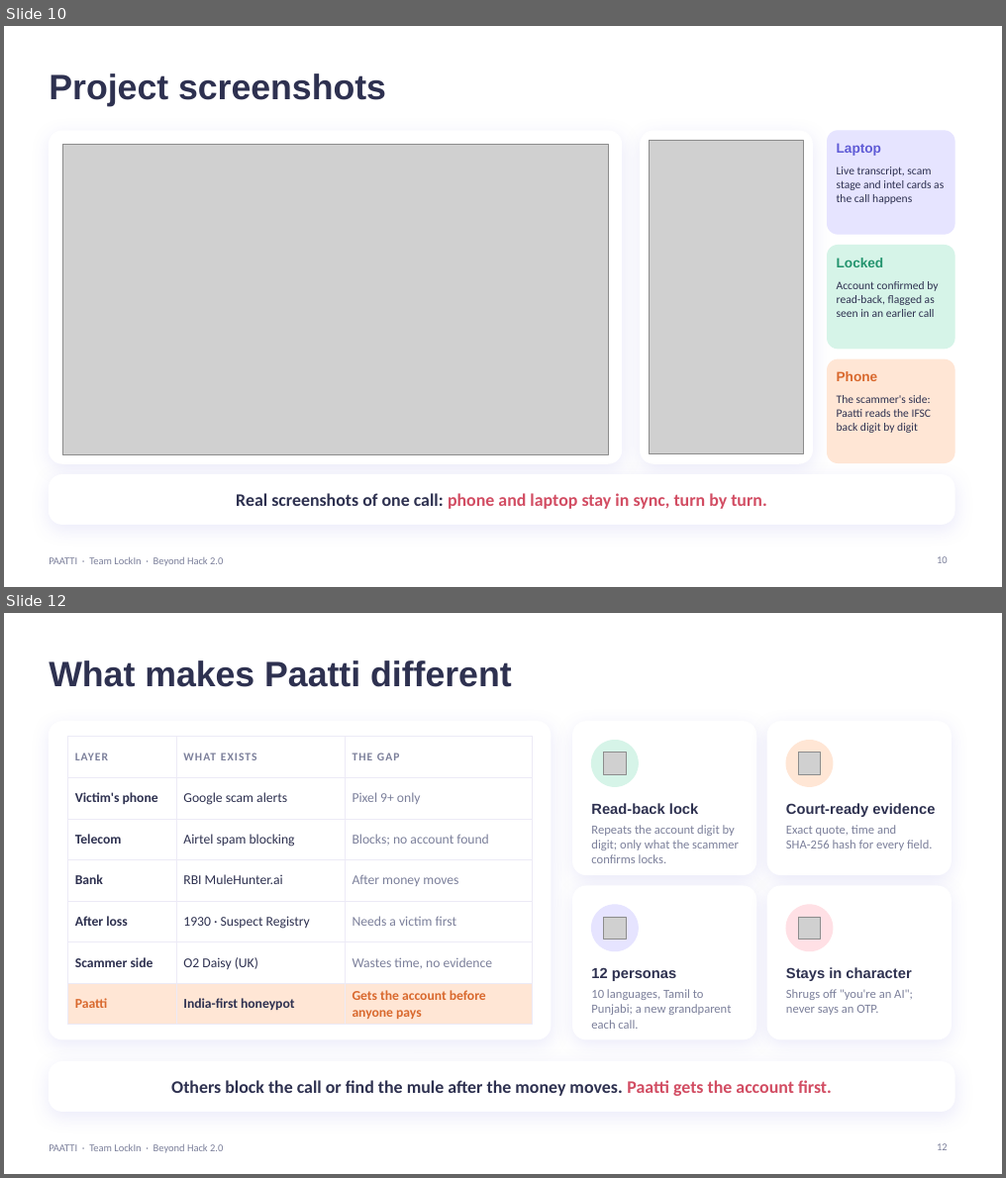
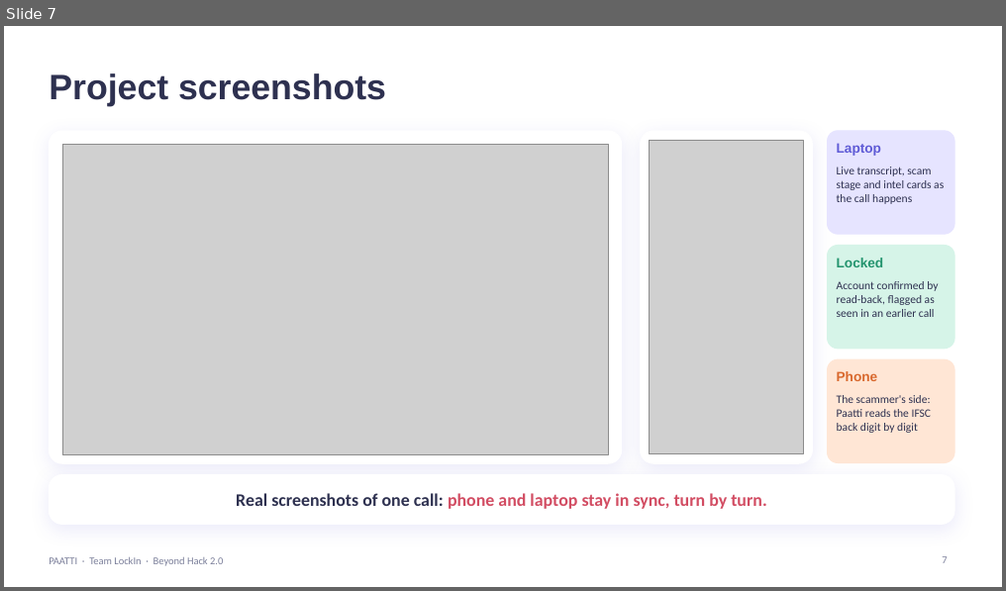
Before and after one commit to Rayaanarora/Paatti, a slide deck: docs/Paatti_BeyondHack2_soft.pptx. Shown one above the other, each under a label of ours: slides 10 and 12 before the commit, slide 7 after it; the slides between them are not shown. The pictures are 1006x1178 and 1006x591 pixels, drawn with LibreOffice and Linux fonts; fonts in the diff are those of the drawing; grey boxes stand for pictures; background and template pictures are left out. Boxes give left, top, right and bottom in pixels: in the first picture for what was removed or moved away, otherwise in the second. Text is boxed around its words. In the diff, an @@ line names an element or a change of style, - is before the commit and + after.

```diff
--- a/docs/Paatti_BeyondHack2_soft.pptx
+++ b/docs/Paatti_BeyondHack2_soft.pptx
@@ slide 12 removed at [4, 613, 1002, 1174], background picture (left out); not listed: 1 template element that a slide beside it also shows @@
@@ title removed at [49, 661, 512, 687] @@
-What makes Paatti different
@@ rounded rectangle removed at [49, 722, 550, 1040] @@
@@ rounded rectangle removed at [573, 722, 756, 875] @@
@@ rounded rectangle removed at [767, 722, 951, 875] @@
@@ table removed at [67, 737, 532, 1023], 7 rows, 3 columns @@
-LAYER | WHAT EXISTS | THE GAP
-Victim's phone | Google scam alerts | Pixel 9+ only
-Telecom | Airtel spam blocking | Blocks; no account found
-Bank | RBI MuleHunter.ai | After money moves
-After loss | 1930 · Suspect Registry | Needs a victim first
-Scammer side | O2 Daisy (UK) | Wastes time, no evidence
-Paatti | India-first honeypot | Gets the account before anyone pays
@@ ellipse removed at [592, 741, 638, 786] @@
@@ picture removed at [604, 753, 626, 774] @@
@@ ellipse removed at [786, 741, 833, 786] @@
@@ picture removed at [798, 753, 821, 774] @@
@@ text removed at [591, 803, 698, 814] @@
-Read-back lock
@@ text removed at [786, 803, 935, 817] @@
-Court-ready evidence
@@ text removed at [591, 825, 739, 863] @@
-Repeats the account digit by digit; only what the scammer confirms locks.
@@ text removed at [786, 825, 933, 851] @@
-Exact quote, time and SHA-256 hash for every field.
@@ rounded rectangle removed at [573, 886, 756, 1040] @@
@@ ellipse removed at [592, 905, 638, 952] @@
@@ rounded rectangle removed at [767, 886, 951, 1040] @@
@@ ellipse removed at [786, 905, 833, 952] @@
@@ picture removed at [604, 917, 626, 940] @@
@@ picture removed at [798, 917, 821, 940] @@
@@ text removed at [591, 967, 676, 981] @@
-12 personas
@@ text removed at [786, 967, 911, 981] @@
-Stays in character
@@ text removed at [591, 989, 731, 1029] @@
-10 languages, Tamil to Punjabi; a new grandparent each call.
@@ text removed at [786, 989, 913, 1015] @@
-Shrugs off "you're an AI"; never says an OTP.
@@ rounded rectangle removed at [49, 1062, 954, 1112] @@
@@ text removed at [171, 1080, 832, 1096] @@
-Others block the call or find the mule after the money moves. Paatti gets the account first.
@@ page number removed at [937, 1144, 947, 1151] @@
-12
@@ what was slide 10 is now slide 7 @@
@@ page number at [942, 557, 946, 564]: text changed @@
-10
+7
```
Also in this commit, not shown: 6 other slides removed.
